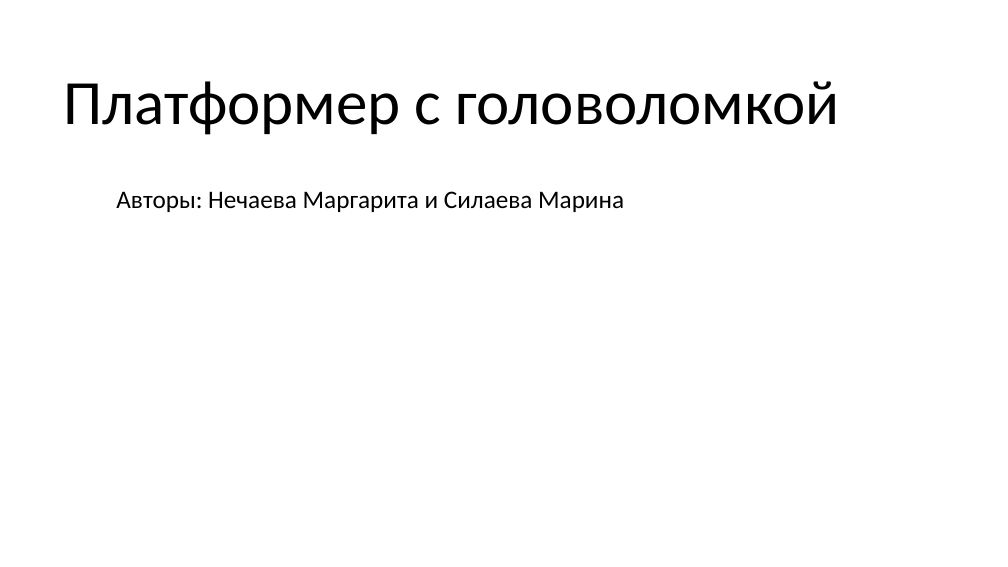
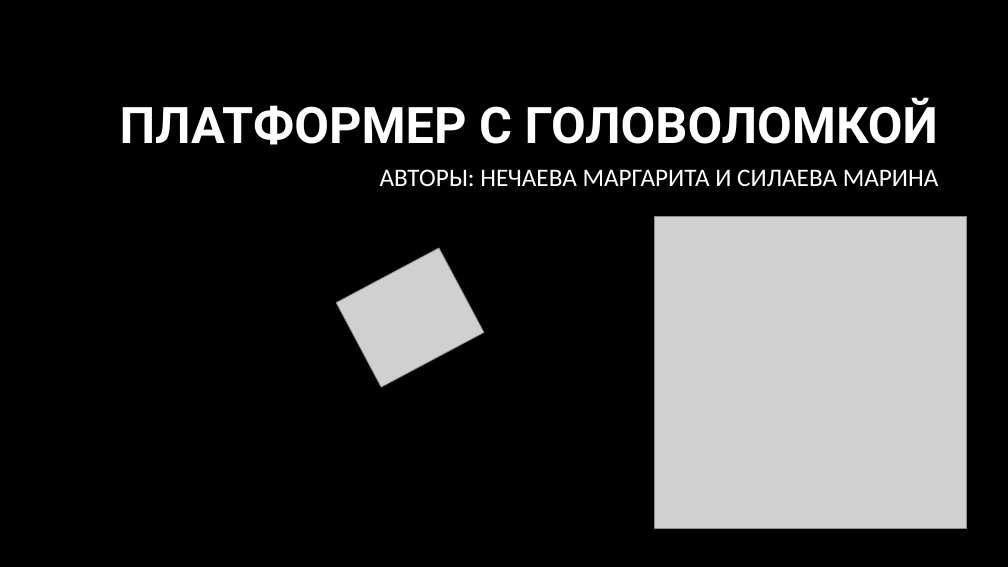
Before and after one commit to msrgoooo/Puzzle_platformer, a slide deck: slide 1 of Платформер с головоломкой.pptx. Drawn at 1008x567 pixels with LibreOffice and Linux fonts; fonts in the diff are those of the drawing; grey boxes stand for pictures; background and template pictures are left out. Boxes give left, top, right and bottom in pixels: in the first picture for what was removed or moved away, otherwise in the second. Text is boxed around its words. In the diff, an @@ line names an element or a change of style, - is before the commit and + after.

```diff
--- a/Платформер с головоломкой.pptx
+++ b/Платформер с головоломкой.pptx
@@ background #FFFFFF to picture (left out) @@
@@ title at (120, 97, 938, 145): text changed; size 60 to 48 pt; font Calibri to Roboto; text colour #000000 to #FFFFFF; bold on @@
-Платформер с головоломкой
+ПЛАТФОРМЕР С ГОЛОВОЛОМКОЙ
@@ subtitle at (380, 169, 939, 186): text changed; text colour #000000 to #FFFFFF @@
-Авторы: Нечаева Маргарита и Силаева Марина
+АВТОРЫ: НЕЧАЕВА МАРГАРИТА И СИЛАЕВА МАРИНА
@@ picture added at (655, 216, 967, 529) @@
@@ picture added at (336, 248, 484, 388) @@
```
Also in this commit, not shown: 5 other slides changed.
